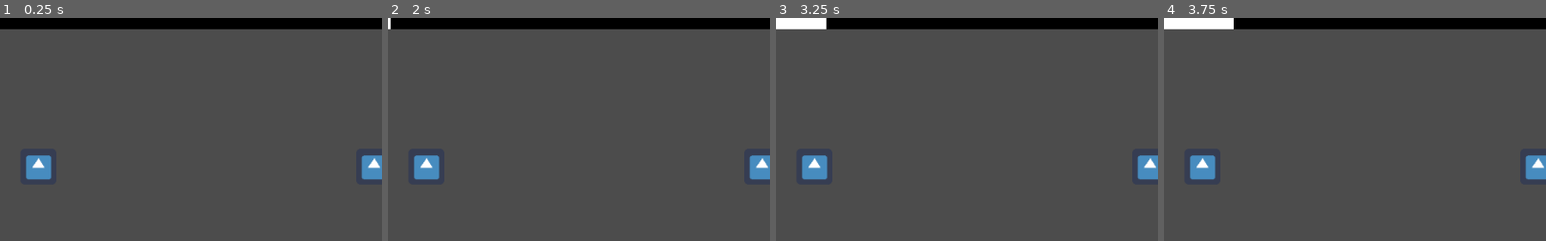
Above: before the commit, frames 1-4 (left to right).
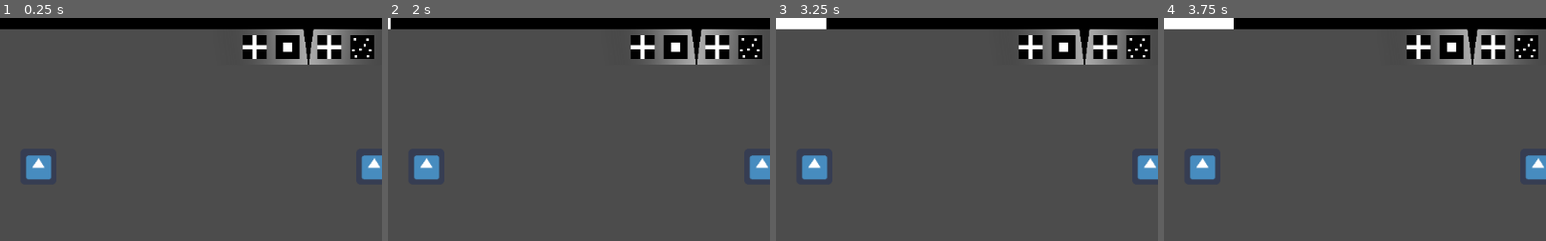
Above: after the commit, the same moments.

Repository: SamBumgardner/power-up-ld-51
Game: Godot game, scene res://scenes/Gameplay.tscn
Two runs of this game, one before a commit and one after it. Both use one fixed random seed, a clock stepped at 60 frames per second and the inputs below. The engine's default icon, where the game draws it, is replaced by a stand-in: a white triangle on a blue panel in a dark square.
Inputs:
- Up to frame 1 (0.25 s): no input
- Up to frame 2 (2 s): tap Enter at 0.5 s
- Up to frame 3 (3.25 s): no input
- Up to frame 4 (3.75 s): tap Space at 3.5 s
The pictures show only the part of the screen within x 10-60%, y 0-50%; the shares and areas given below are measured in that part.

The runs differ from the first frame. In frame 1, 4.7% of the frame differs, in the area x 63-98%, y 5-21%; in frame 2, 4.7%; in frame 3, 4.7%; in frame 4, 4.7%.

Commit message:
added next powerup tracking

Diff:
--- /dev/null
+++ b/hud/NextUpgradeTracker.tscn
@@ -0,0 +1,72 @@
+[gd_scene load_steps=9 format=2]
+
+[ext_resource path="res://art/plus_powerup.png" type="Texture" id=1]
+[ext_resource path="res://art/random_powerup.png" type="Texture" id=2]
+[ext_resource path="res://art/targeted_powerup.png" type="Texture" id=3]
+[ext_resource path="res://hud/UpgradeTrackerQueue.gd" type="Script" id=4]
+[ext_resource path="res://hud/NextUpgradeTrackerRoot.gd" type="Script" id=5]
+
+[sub_resource type="Gradient" id=1]
+interpolation_mode = 2
+offsets = PoolRealArray( 0, 1.94053e-28, 1 )
+colors = PoolColorArray( 0, 0, 0, 1, 1, 1, 1, 0.529412, 0, 0, 0, 0 )
+
+[sub_resource type="GradientTexture2D" id=2]
+gradient = SubResource( 1 )
+width = 128
+height = 48
+fill_from = Vector2( 0.9875, 0.752239 )
+fill_to = Vector2( 0, 0.8 )
+
+[sub_resource type="SpriteFrames" id=3]
+animations = [ {
+"frames": [ ExtResource( 3 ), ExtResource( 2 ), ExtResource( 1 ) ],
+"loop": false,
+"name": "default",
+"speed": 0.0
+} ]
+
+[node name="NextUpgradeTracker" type="Node2D"]
+script = ExtResource( 5 )
+
+[node name="BackgroundLeft" type="TextureRect" parent="."]
+anchor_right = 1.0
+anchor_bottom = 1.0
+margin_right = 128.0
+margin_bottom = 48.0
+texture = SubResource( 2 )
+script = ExtResource( 4 )
+player_number = 1
+parent_path = NodePath("..")
+
+[node name="FirstUpgrade" type="AnimatedSprite" parent="BackgroundLeft"]
+position = Vector2( 100, 24 )
+scale = Vector2( 0.25, 0.25 )
+frames = SubResource( 3 )
+
+[node name="SecondUpgrade" type="AnimatedSprite" parent="BackgroundLeft"]
+position = Vector2( 56, 24 )
+scale = Vector2( 0.25, 0.25 )
+frames = SubResource( 3 )
+
+[node name="BackgroundRight" type="TextureRect" parent="."]
+anchor_right = 1.0
+anchor_bottom = 1.0
+margin_left = 128.0
+margin_right = 256.0
+margin_bottom = 48.0
+texture = SubResource( 2 )
+flip_h = true
+script = ExtResource( 4 )
+player_number = 2
+parent_path = NodePath("..")
+
+[node name="FirstUpgrade" type="AnimatedSprite" parent="BackgroundRight"]
+position = Vector2( 28, 24 )
+scale = Vector2( 0.25, 0.25 )
+frames = SubResource( 3 )
+
+[node name="SecondUpgrade" type="AnimatedSprite" parent="BackgroundRight"]
+position = Vector2( 72, 24 )
+scale = Vector2( 0.25, 0.25 )
+frames = SubResource( 3 )
--- /dev/null
+++ b/hud/NextUpgradeTrackerRoot.gd
@@ -0,0 +1,4 @@
+extends Node2D
+
+export(NodePath) var p1_path
+export(NodePath) var p2_path
--- a/scenes/PlayerHealthBar.tscn
+++ b/hud/PlayerHealthBar.tscn
@@ -1,6 +1,6 @@
 [gd_scene load_steps=4 format=2]
 
-[ext_resource path="res://scenes/PlayerHealthBar.gd" type="Script" id=1]
+[ext_resource path="res://hud/PlayerHealthBar.gd" type="Script" id=1]
 
 [sub_resource type="StyleBoxFlat" id=1]
 bg_color = Color( 0, 0.705882, 0.211765, 1 )
--- a/scenes/UpgradeProgress.tscn
+++ b/hud/UpgradeProgress.tscn
@@ -1,6 +1,6 @@
 [gd_scene load_steps=4 format=2]
 
-[ext_resource path="res://scenes/UpgradeProgress.gd" type="Script" id=1]
+[ext_resource path="res://hud/UpgradeProgress.gd" type="Script" id=1]
 
 [sub_resource type="StyleBoxFlat" id=1]
 bg_color = Color( 1, 1, 1, 1 )
--- /dev/null
+++ b/hud/UpgradeTrackerQueue.gd
@@ -0,0 +1,21 @@
+extends TextureRect
+
+export var player_number:int
+export(NodePath) var parent_path
+onready var event_publisher_path = "../" + str(get_node(parent_path).get("p" + str(player_number) + "_path"))
+onready var event_publisher:Player = get_node(event_publisher_path)
+
+onready var sprites:Array = [$SecondUpgrade, $FirstUpgrade]
+
+func _ready():
+	event_publisher.connect("upgrades_changed", self, "_on_upgrades_changed")
+	_on_upgrades_changed(event_publisher.next_upgrades)
+
+func _on_upgrades_changed(upgrades):
+	for i in range(2):
+		var sprite = sprites[i] as AnimatedSprite
+		if sprites.size() - i > upgrades.size():
+			sprite.hide()
+		else:
+			sprite.show()
+			sprite.frame = upgrades[-i]
--- a/scenes/Gameplay.tscn
+++ b/scenes/Gameplay.tscn
@@ -1,9 +1,10 @@
-[gd_scene load_steps=5 format=2]
+[gd_scene load_steps=6 format=2]
 
 [ext_resource path="res://scenes/Player.tscn" type="PackedScene" id=1]
-[ext_resource path="res://scenes/UpgradeProgress.tscn" type="PackedScene" id=2]
+[ext_resource path="res://hud/UpgradeProgress.tscn" type="PackedScene" id=2]
 [ext_resource path="res://scenes/Gameplay.gd" type="Script" id=3]
-[ext_resource path="res://scenes/PlayerHealthBar.tscn" type="PackedScene" id=4]
+[ext_resource path="res://hud/PlayerHealthBar.tscn" type="PackedScene" id=4]
+[ext_resource path="res://hud/NextUpgradeTracker.tscn" type="PackedScene" id=5]
 
 [node name="Gameplay" type="Node"]
 script = ExtResource( 3 )
@@ -34,3 +35,8 @@
 player_path = NodePath("../Player2")
 
 [node name="UpgradeProgress" parent="." instance=ExtResource( 2 )]
+
+[node name="NextUpgradeTracker" parent="." instance=ExtResource( 5 )]
+position = Vector2( 384, 15 )
+p1_path = NodePath("../Player1")
+p2_path = NodePath("../Player2")
--- a/scenes/Player.gd
+++ b/scenes/Player.gd
@@ -4,6 +4,7 @@
 
 signal hit
 signal create_turret
+signal upgrades_changed
 
 export var PROJECTILE_SPEED = 500
 export var PROJECTILE_SPRITE_INDEX = 32
@@ -33,9 +34,8 @@
 var patterns:Array = [pattern_targeted, pattern_random, pattern_plus]
 var upgrades:Array = []
 
-var upgrades_available = 2
 const upgrade_refill = 2
-var next_upgrade_index:int = randi() % patterns.size()
+var next_upgrades:Array = [randi() % patterns.size(), randi() % patterns.size()]
 
 func _ready():
 	player_prefix = "p" + str(player_number) + "_"
@@ -52,34 +52,38 @@
 	else:
 		$AnimatedSprite.stop()
 
-	if Input.is_action_just_pressed(player_prefix + "upgrade") && upgrades_available:
+	if Input.is_action_just_pressed(player_prefix + "upgrade") && !next_upgrades.empty():
 		assign_upgrade()
 
-	if Input.is_action_just_pressed(player_prefix + "turret") && upgrades_available:
+	if Input.is_action_just_pressed(player_prefix + "turret") && !next_upgrades.empty():
 		create_turret()
 
-func get_next_pattern():
+func consume_next_pattern():
 	var pattern
+	var next_upgrade_index = next_upgrades.pop_back()
+
 	if next_upgrade_index == 0:
 		pattern = patterns[next_upgrade_index].new(target_player_collision, target_player)
 	else:
 		pattern = patterns[next_upgrade_index].new(target_player_collision)
 
-	next_upgrade_index = randi() % patterns.size()
+	emit_signal("upgrades_changed", next_upgrades)
 	return pattern
 
 func assign_upgrade():
-	var upgrade = get_next_pattern()
+	var upgrade = consume_next_pattern()
 	upgrades.append(upgrade)
 	add_child(upgrade)
-	upgrades_available -= 1
 
 func create_turret():
-	emit_signal("create_turret", get_next_pattern(), position)
-	upgrades_available -= 1
+	emit_signal("create_turret", consume_next_pattern(), position)
 
 func _on_Upgrade_timeout():
-	upgrades_available = upgrade_refill
+	next_upgrades.clear()
+	for _i in range(upgrade_refill):
+		next_upgrades.push_back(randi() % patterns.size())
+
+	emit_signal("upgrades_changed", next_upgrades)
 
 func _physics_process(delta):
 	velocity = Vector2.ZERO # The player's movement vector.
Binary file added: art/plus_powerup.png
Binary file added: art/random_powerup.png
Binary file added: art/targeted_powerup.png
Renamed: scenes/PlayerHealthBar.gd -> hud/PlayerHealthBar.gd
Renamed: scenes/UpgradeProgress.gd -> hud/UpgradeProgress.gd
Not shown, changed: .gitignore
